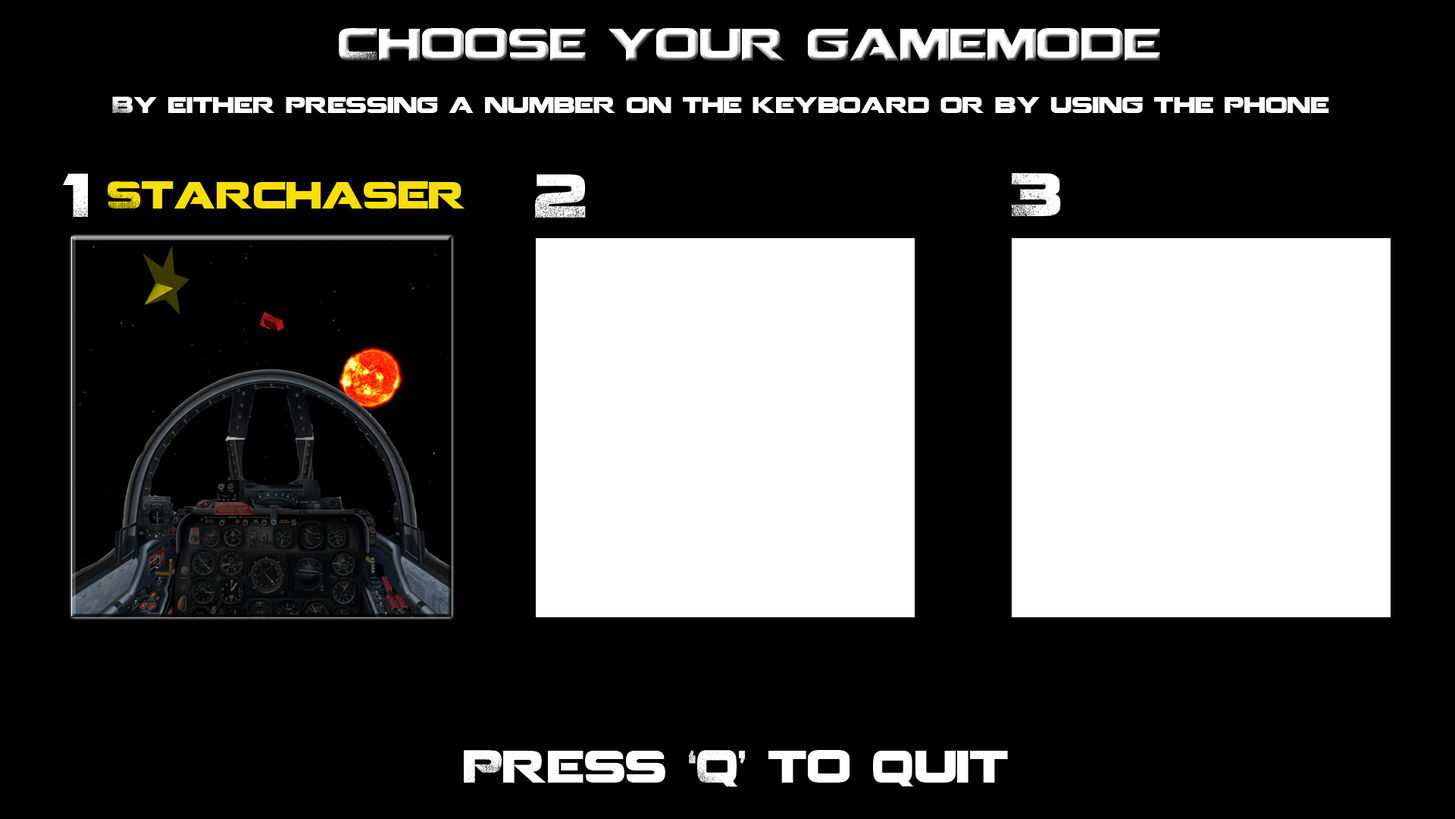
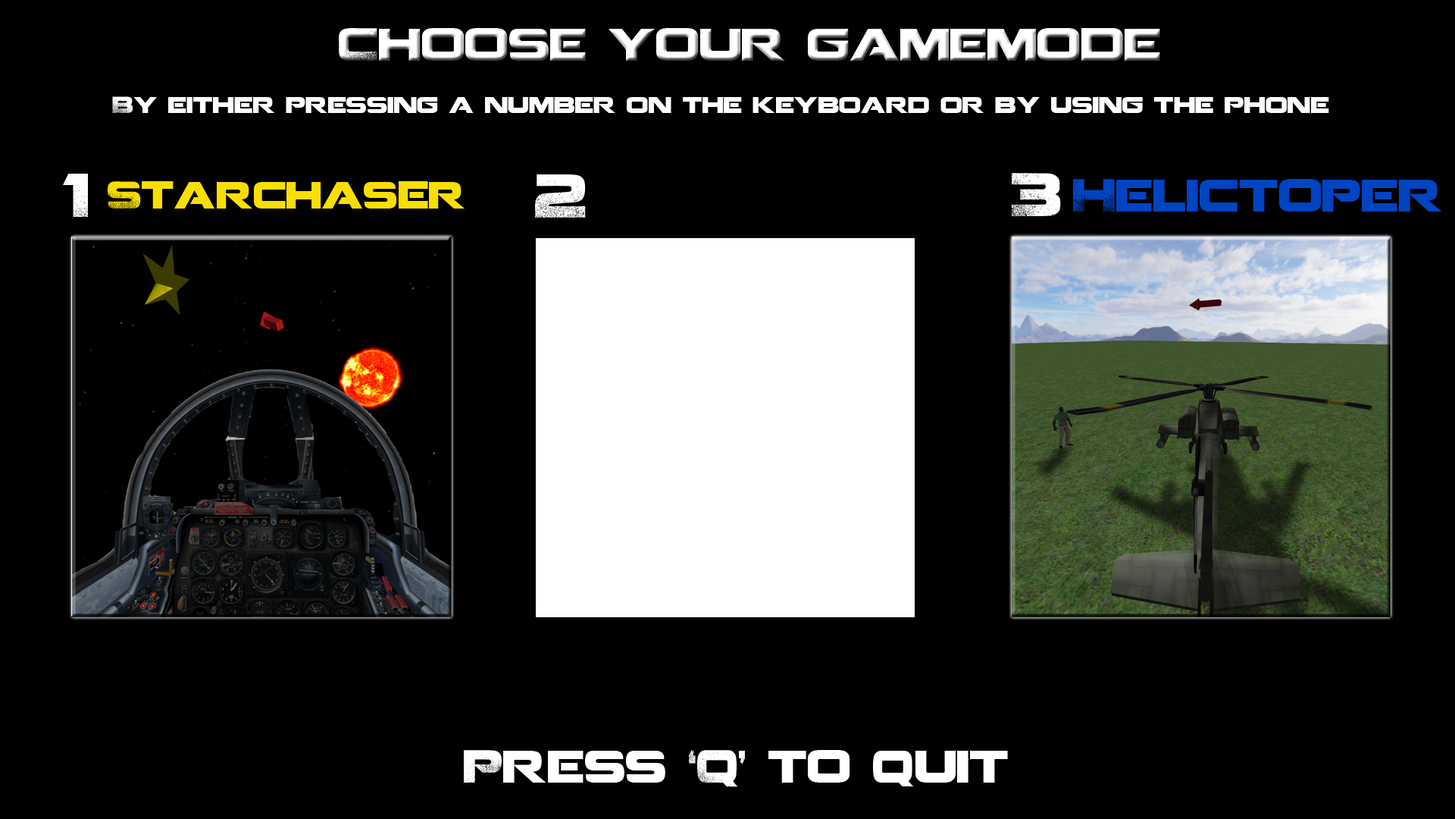
Before/after of a 1455 x 819 layered artwork. What changed in the layer stack:
added layer "Helictoper" above "Layer 4" over [left=1073, top=178, right=1443, bottom=212]
added layer "Layer 4" above "Press ‘Q’ to quit" over [left=1011, top=236, right=1391, bottom=617]
